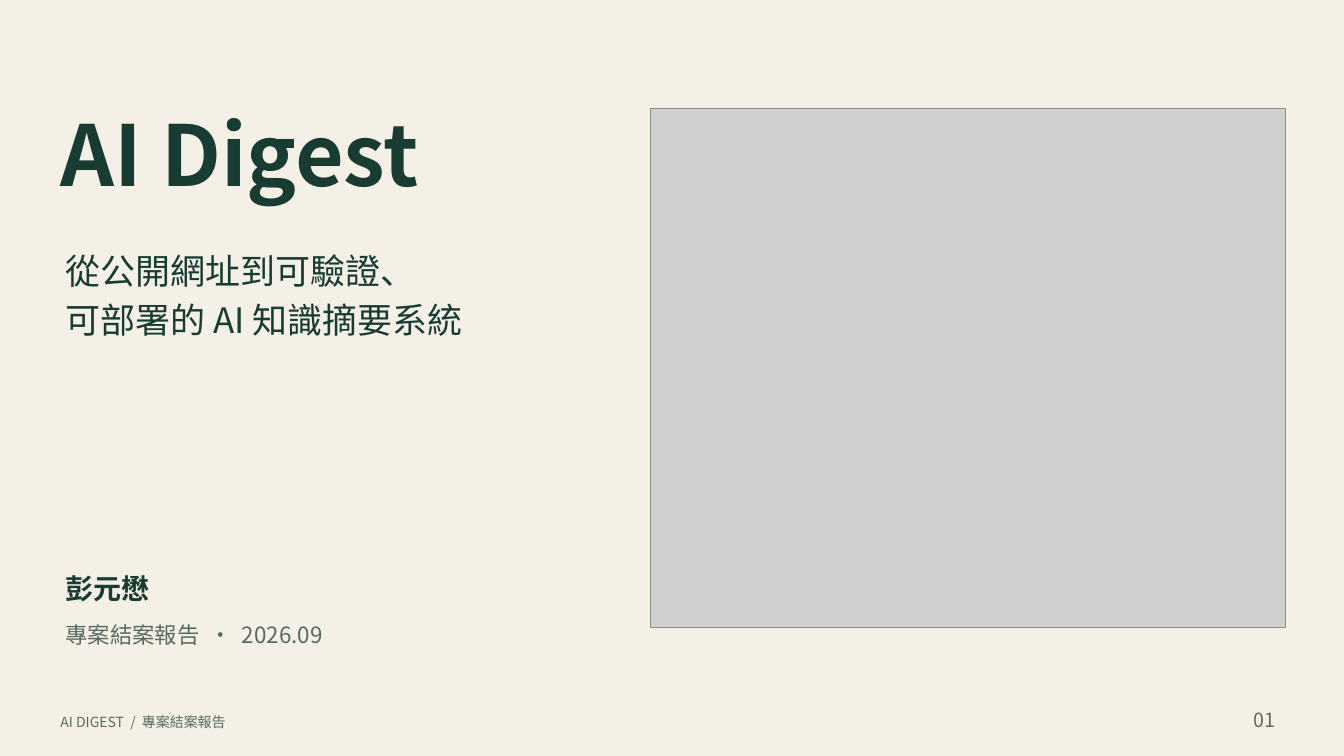
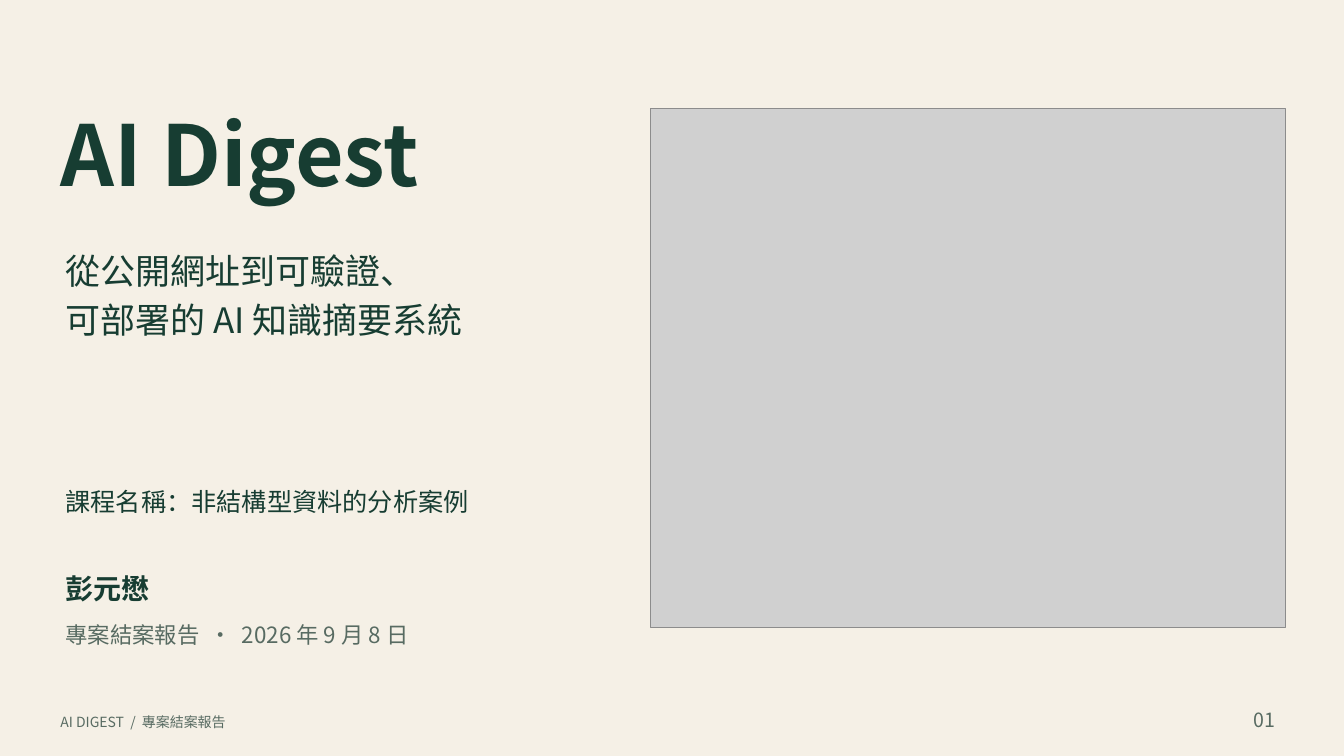
Before and after one commit to yamopeng0918/AI-Summary, a slide deck: slide 1 of docs/reports/output/AI-Digest-結案報告.pptx. Drawn at 1344x756 pixels with LibreOffice and Linux fonts; fonts in the diff are those of the drawing; grey boxes stand for pictures. Boxes give left, top, right and bottom in pixels: in the first picture for what was removed or moved away, otherwise in the second. Text is boxed around its words. In the diff, an @@ line names an element or a change of style, - is before the commit and + after.

```diff
--- a/docs/reports/output/AI-Digest-結案報告.pptx
+++ b/docs/reports/output/AI-Digest-結案報告.pptx
@@ text added at [65, 489, 468, 513], 18 pt, text #173D32 @@
+課程名稱：非結構型資料的分析案例
@@ text at [65, 624, 408, 645]: text changed @@
-專案結案報告 · 2026.09
+專案結案報告 · 2026 年 9 月 8 日
```
Also in this commit, not shown: 1 other slide changed, 7 other files.
